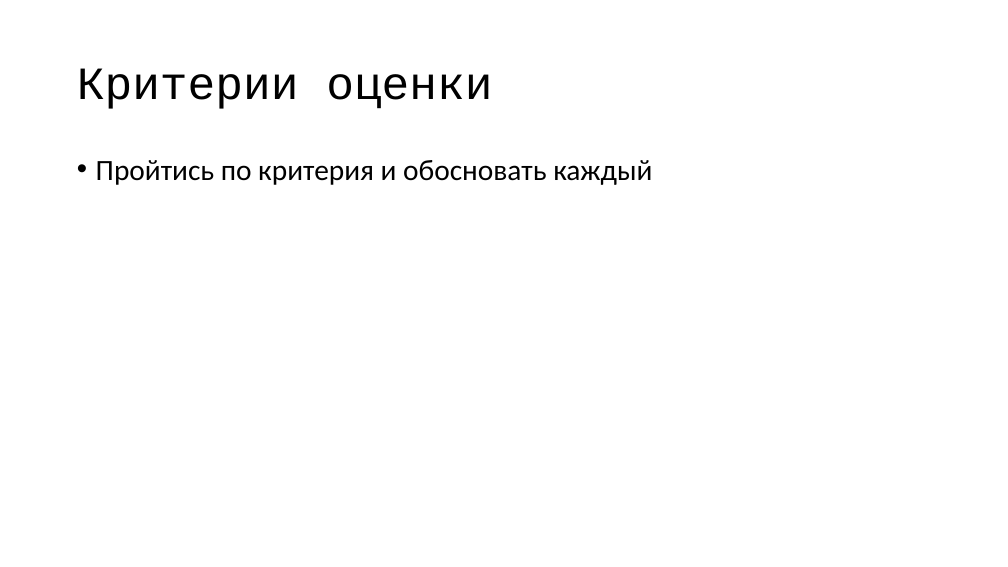
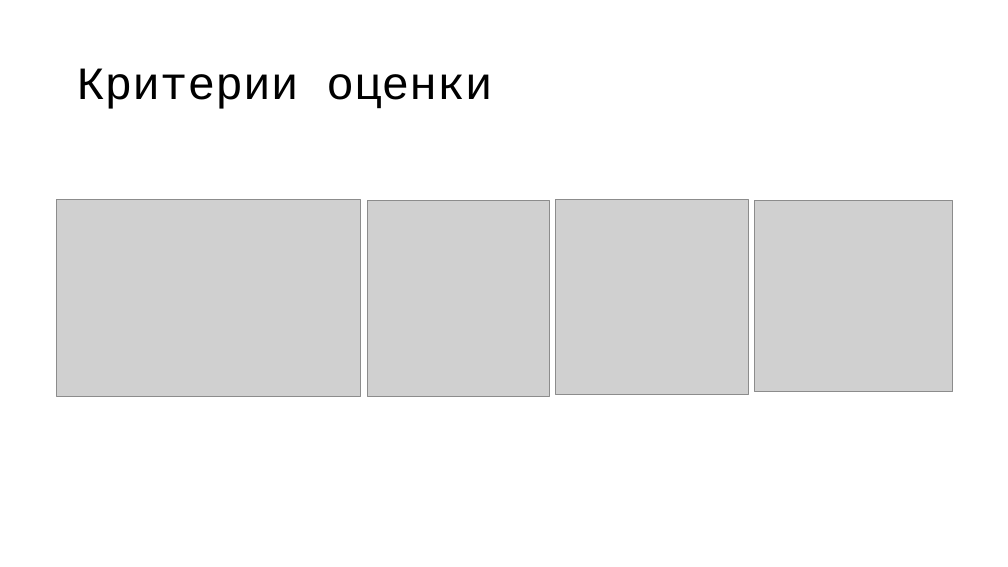
Before and after one commit to VoroncovRoman/IT_Arctic_Swans, a slide deck: slide 7 of Презентация для защиты.pptx (slide 5 before the commit). Drawn at 1008x567 pixels with LibreOffice and Linux fonts; fonts in the diff are those of the drawing; grey boxes stand for pictures. Boxes give left, top, right and bottom in pixels: in the first picture for what was removed or moved away, otherwise in the second. Text is boxed around its words. In the diff, an @@ line names an element or a change of style, - is before the commit and + after.

```diff
--- a/Презентация для защиты.pptx
+++ b/Презентация для защиты.pptx
@@ text removed at (x1=96, y1=160, x2=652, y2=185) @@
-• Пройтись по критерия и обосновать каждый
@@ picture added at (x1=57, y1=200, x2=361, y2=396) @@
@@ picture added at (x1=368, y1=200, x2=550, y2=396) @@
@@ picture added at (x1=556, y1=200, x2=748, y2=395) @@
@@ picture added at (x1=755, y1=200, x2=954, y2=392) @@
```
Also in this commit, not shown: 4 other slides changed, 4 slides added, 1 slide removed.
